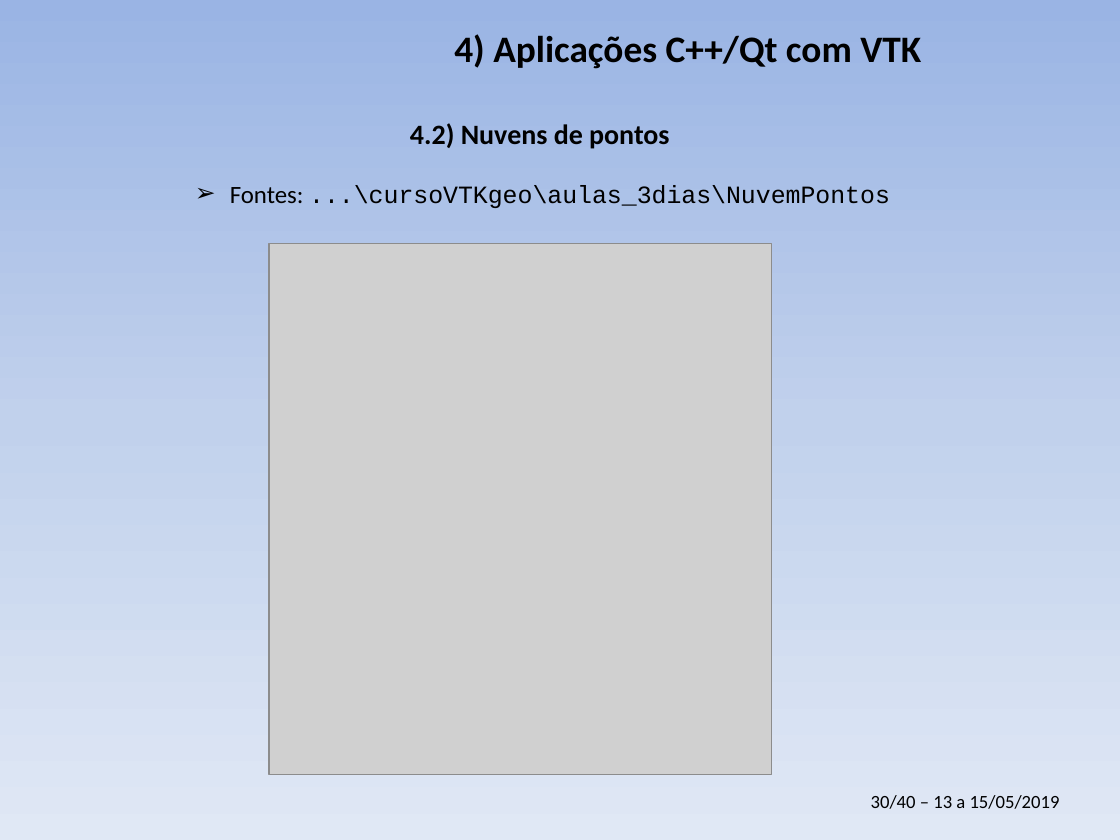
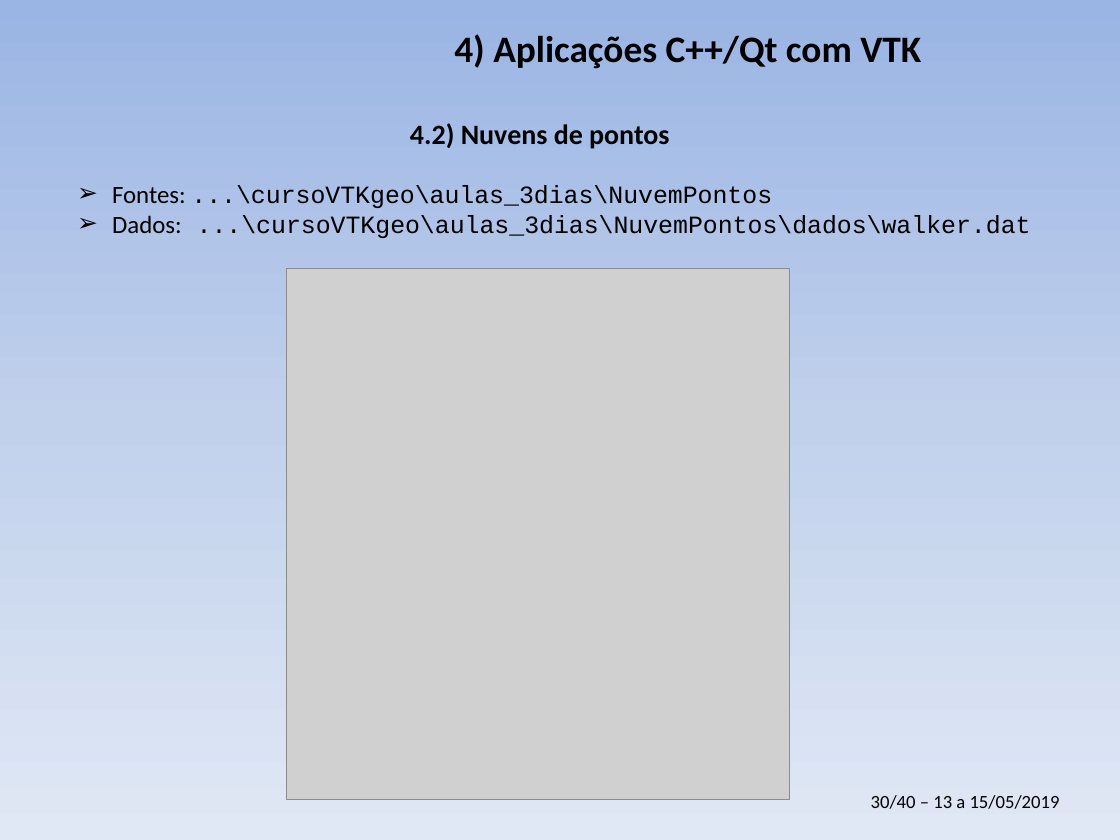
Before and after one commit to PauloCarvalhoRJ/cursoVTKgeo, a slide deck: slide 30 of aulas_3dias/slides_3dias.pptx. Drawn at 1120x840 pixels with LibreOffice and Linux fonts; fonts in the diff are those of the drawing; grey boxes stand for pictures; background and template pictures are left out. Boxes give left, top, right and bottom in pixels: in the first picture for what was removed or moved away, otherwise in the second. Text is boxed around its words. In the diff, an @@ line names an element or a change of style, - is before the commit and + after.

```diff
--- a/aulas_3dias/slides_3dias.pptx
+++ b/aulas_3dias/slides_3dias.pptx
@@ text "Fontes: ...\cursoVTKgeo\aulas_3dias\NuvemPontos": place and size @@
-text "Fontes: ...\cursoVTKgeo\aulas_3dias\NuvemPontos" at box(230, 185, 890, 208)
+text "Fontes: ...\cursoVTKgeo\aulas_3dias\NuvemPontos" at box(112, 185, 1031, 238)
@@ text at box(112, 215, 1031, 238): paragraph added @@
+➢ Dados: ...\cursoVTKgeo\aulas_3dias\NuvemPontos\dados\walker.dat
@@ picture: place and size @@
-picture at box(269, 244, 772, 775)
+picture at box(287, 269, 790, 800)
```
Also in this commit, not shown: 1 other slide changed.
